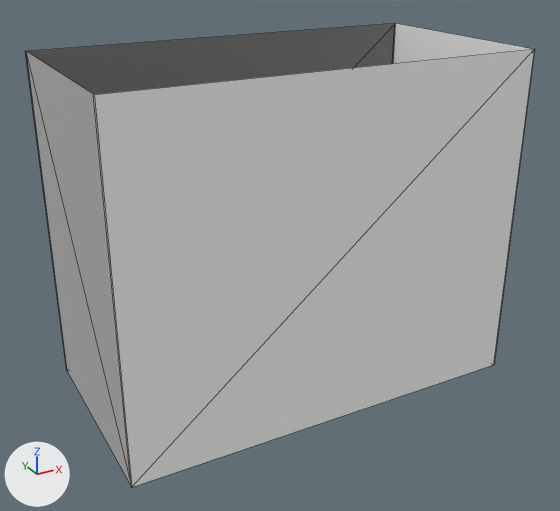
One commit to the glTF model scratchpad/util/glb/laundry_wall_wash.glb: the scene before it, then after it.
Both versions are drawn from a camera (50 mm lens) standing at (-1.17, -6.02, 3.66) and looking at (1.61, -0.95, 1.13). Every picture has the same lights, and +X, +Y and +Z are marked at lower left. The older version comes first. Mesh edges are drawn as thin lines. Vertices at exactly the same position are counted once.

The first picture shows 'root'.
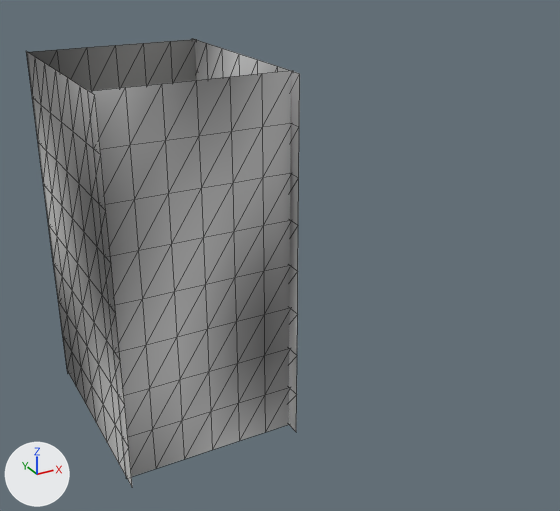
Location of each change, [x1, y1, x2, y2] in pixels of the pictures (560 x 511 px):
'root', reshaped, recoloured (46% narrower)
    before: [25, 23, 535, 488]
    after: [26, 38, 300, 486]
part 1 of me_mesh_0, rebuilt (54% narrower)
    before: [25, 23, 395, 371]
    after: [27, 39, 197, 373]
part 2 of me_mesh_0, added
    after: [88, 70, 293, 478]
part 3 of me_mesh_0, added
    after: [192, 38, 300, 431]
part 4 of me_mesh_0, deleted
    before: [393, 23, 535, 361]
part 5 of me_mesh_0, cut back
    before: [26, 49, 534, 488]
    after: [26, 51, 132, 486]

The change, as a diff of the scene's bpy script:
```diff
--- a/scratchpad/util/glb/laundry_wall_wash.glb.py
+++ b/scratchpad/util/glb/laundry_wall_wash.glb.py
@@ mat_l9skin_e @@
+mat_l9skin_e = bpy.data.materials.new('l9skin_e')
+mat_l9skin_e.use_nodes = True; mat_l9skin_e.node_tree.nodes.clear()
+_N = mat_l9skin_e.node_tree.nodes; _L = mat_l9skin_e.node_tree.links
+n0 = _N.new('ShaderNodeBsdfPrincipled'); n0.name = 'Principled BSDF'
+n0.inputs[2].default_value = 0.95  # 'Roughness'
+n1 = _N.new('ShaderNodeOutputMaterial'); n1.name = 'Material Output'
+n2 = _N.new('ShaderNodeVertexColor'); n2.name = 'Color Attribute'
+_L.new(n0.outputs[0], n1.inputs[0])  # 'BSDF' to 'Surface'
+_L.new(n2.outputs[0], n0.inputs[0])  # 'Color' to 'Base Color'
@@ mat_l9skin_w @@
+mat_l9skin_w = bpy.data.materials.new('l9skin_w')
+# nodes: BsdfPrincipled, Mix, OutputMaterial, VertexColor
+# colours: light grey #cdcdcc, mixed with the vertex colours
@@ mat_l9skin_s @@
+mat_l9skin_s = bpy.data.materials.new('l9skin_s')
+mat_l9skin_s.use_nodes = True; mat_l9skin_s.node_tree.nodes.clear()
+_N = mat_l9skin_s.node_tree.nodes; _L = mat_l9skin_s.node_tree.links
+n0 = _N.new('ShaderNodeBsdfPrincipled'); n0.name = 'Principled BSDF'
+n0.inputs[2].default_value = 0.95  # 'Roughness'
+n1 = _N.new('ShaderNodeOutputMaterial'); n1.name = 'Material Output'
+n2 = _N.new('ShaderNodeVertexColor'); n2.name = 'Color Attribute'
+_L.new(n0.outputs[0], n1.inputs[0])  # 'BSDF' to 'Surface'
+_L.new(n2.outputs[0], n0.inputs[0])  # 'Color' to 'Base Color'
@@ mat_l9skin_n @@
+mat_l9skin_n = bpy.data.materials.new('l9skin_n')
+# nodes: BsdfPrincipled, Mix, OutputMaterial, VertexColor
+# colours: grey #b9b9b7, mixed with the vertex colours
@@ me_mesh_0 @@
 # used by ob_root; location = (0.0, 0.0, 0.0)
-me_mesh_0.from_pydata(...)  # 16 vertices, 8 faces; spans x 0.0..3.35, y -1.74..0.0, z 0.0..2.74
-me_mesh_0.materials.append(mat_skin_n)  # grey #7f7f7e
-me_mesh_0.materials.append(mat_skin_s)  # white #fffffe
-me_mesh_0.materials.append(mat_skin_w)  # grey #b3b3b2
-me_mesh_0.materials.append(mat_skin_e)  # white #f2f2f1
+me_mesh_0.from_pydata(...)  # 252 vertices, 384 faces; spans x 0.0..1.34, y -1.74..0.0, z 0.0..2.74
+# me_mesh_0 part 1: the loose piece of 4 vertices spanning x 0.0..3.35, y -0.01, z 0.0..2.74 is rebuilt with 63 vertices and now spans x 0.0..1.34, y -0.05, z 0.0..2.74, in mat_l9skin_n
+# me_mesh_0 part 2: a new loose piece of 63 vertices spanning x 0.0..1.34, y -1.62, z 0.0..2.74, in mat_l9skin_s
+# me_mesh_0 part 3: a new loose piece of 63 vertices spanning x 1.32, y -1.74..0.0, z 0.0..2.74, in mat_l9skin_e
+# me_mesh_0 part 4: the loose piece of 4 vertices spanning x 3.35, y -1.74..0.0, z 0.0..2.74 is deleted
+# me_mesh_0 part 5
+# 4 vertices are removed from x 0.0..3.35, y -1.73, z 0.0..2.74
+# 4 faces are deleted
+# 23 vertices are added at x 0.01, y -1.74..0.0, z 0.34..2.74
+# 20 new vertices lie (0.0, 0.29, -0.34) away from vertices in x 0.01, y -1.74..-0.29, z 0.34..2.74
+# 11 new vertices lie (0.0, 0.0, -0.34) away from vertices in x 0.01, y -1.74..0.0, z 1.03..2.4
+# 5 new vertices lie (0.0, 0.0, -0.34) away from vertices in x 0.01, y -1.16..0.0, z 1.03
+# 96 new faces join them, mat_l9skin_w
+me_mesh_0.materials.append(mat_l9skin_n)
+me_mesh_0.materials.append(mat_l9skin_s)
+me_mesh_0.materials.append(mat_l9skin_w)
+me_mesh_0.materials.append(mat_l9skin_e)
```
